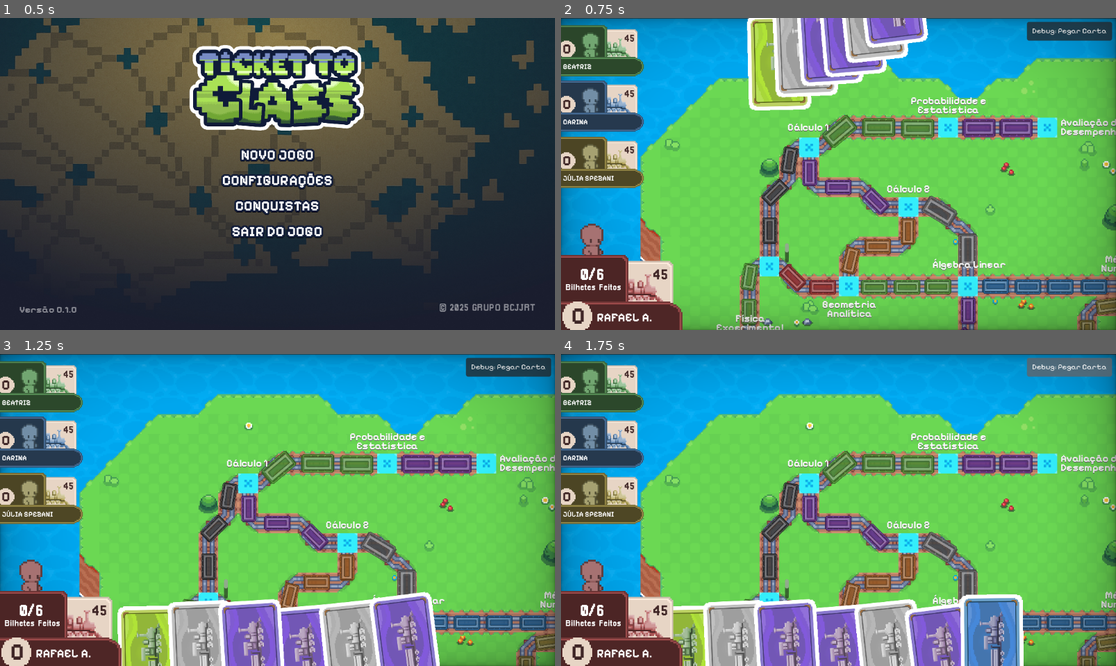
Above: before the commit, frames 1-4 (two rows, left to right).
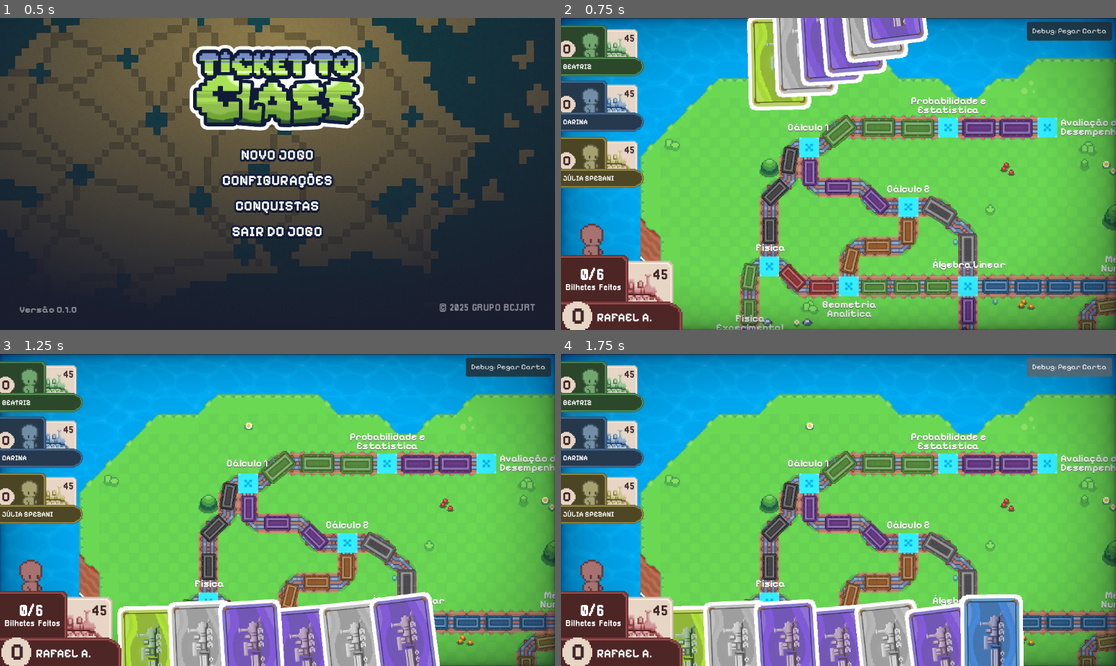
Above: after the commit, the same moments.

Repository: rafaamparo/ticket-to-ride-es2
Game: Godot game, scene res://scenes/main_menu.tscn
Same seed, same stepped clock (60 frames per second), same inputs: the game is played once before the commit and once after it.
Inputs (mouse positions are in pixels of both pictures, inside the frame that each line leads up to):
- Up to frame 1 (0.5 s): no input
- Up to frame 2 (0.75 s): tap Enter at 0.5 s; drag from (838, 155) to (894, 105) at 0.52 s
- Up to frame 3 (1.25 s): no input
- Up to frame 4 (1.75 s): click "Debug: Pegar Carta" at 1.25 s

Frame 1 is identical in both runs. In frame 2, 0.6% of the frame differs, in the area x 0-100%, y 0-100%; in frame 3, 0.5%; in frame 4, 0.5%.

Commit message:
Adds macOS export presets and updates UI elements
Introduces new export presets for macOS, enhancing deployment capabilities.

Updates UI elements by modifying properties of RichTextLabel to improve appearance and alignment.

Refines shader parameters for better visual effects.

Improves overall configuration for a more streamlined export process.

Diff:
--- a/scenes/game_scene.tscn
+++ b/scenes/game_scene.tscn
@@ -30,8 +30,8 @@
 [sub_resource type="ShaderMaterial" id="ShaderMaterial_vqnq2"]
 shader = ExtResource("7_6l13s")
 shader_parameter/vignette_intensity = 0.3
-shader_parameter/vignette_opacity = 0.3
-shader_parameter/vignette_rgb = Color(0, 0, 0, 1)
+shader_parameter/vignette_opacity = 0.45
+shader_parameter/vignette_rgb = Color(0, 0, 0.313726, 1)
 
 [sub_resource type="StyleBoxEmpty" id="StyleBoxEmpty_ewgjx"]
 
@@ -1319,15 +1319,21 @@
 offset_right = 22.0
 offset_bottom = 247.0
 
-[node name="RichTextLabel" type="RichTextLabel" parent="Gerenciador de Paradas/Control2"]
-layout_mode = 0
-offset_left = -15.0
-offset_top = 4.0
-offset_right = 62.0
-offset_bottom = 44.0
-theme_override_fonts/normal_font = ExtResource("8_8tdgh")
-theme_override_font_sizes/normal_font_size = 32
-text = "  Física"
+[node name="RichTextLabel2" type="Label" parent="Gerenciador de Paradas/Control2"]
+offset_left = -56.0
+offset_top = -2.0
+offset_right = 99.0
+offset_bottom = 28.0
+theme_override_colors/font_shadow_color = Color(0.384932, 0.384932, 0.384932, 1)
+theme_override_constants/line_spacing = -7
+theme_override_constants/shadow_offset_x = 0
+theme_override_constants/shadow_offset_y = 1
+theme_override_constants/outline_size = -1
+theme_override_fonts/font = ExtResource("8_8tdgh")
+theme_override_font_sizes/font_size = 21
+text = " Física"
+horizontal_alignment = 1
+vertical_alignment = 1
 
 [node name="Control3" type="Control" parent="Gerenciador de Paradas"]
 layout_mode = 3
Not shown, changed: export_presets.cfg
